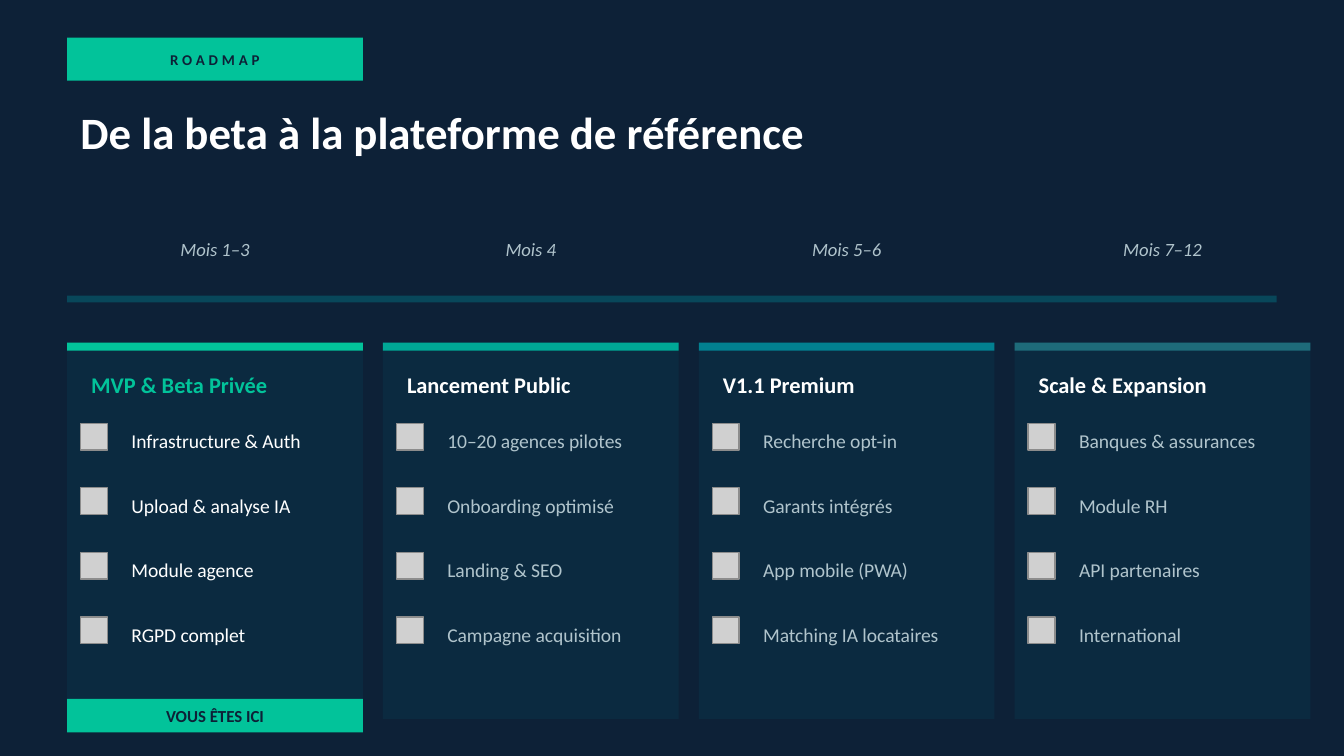
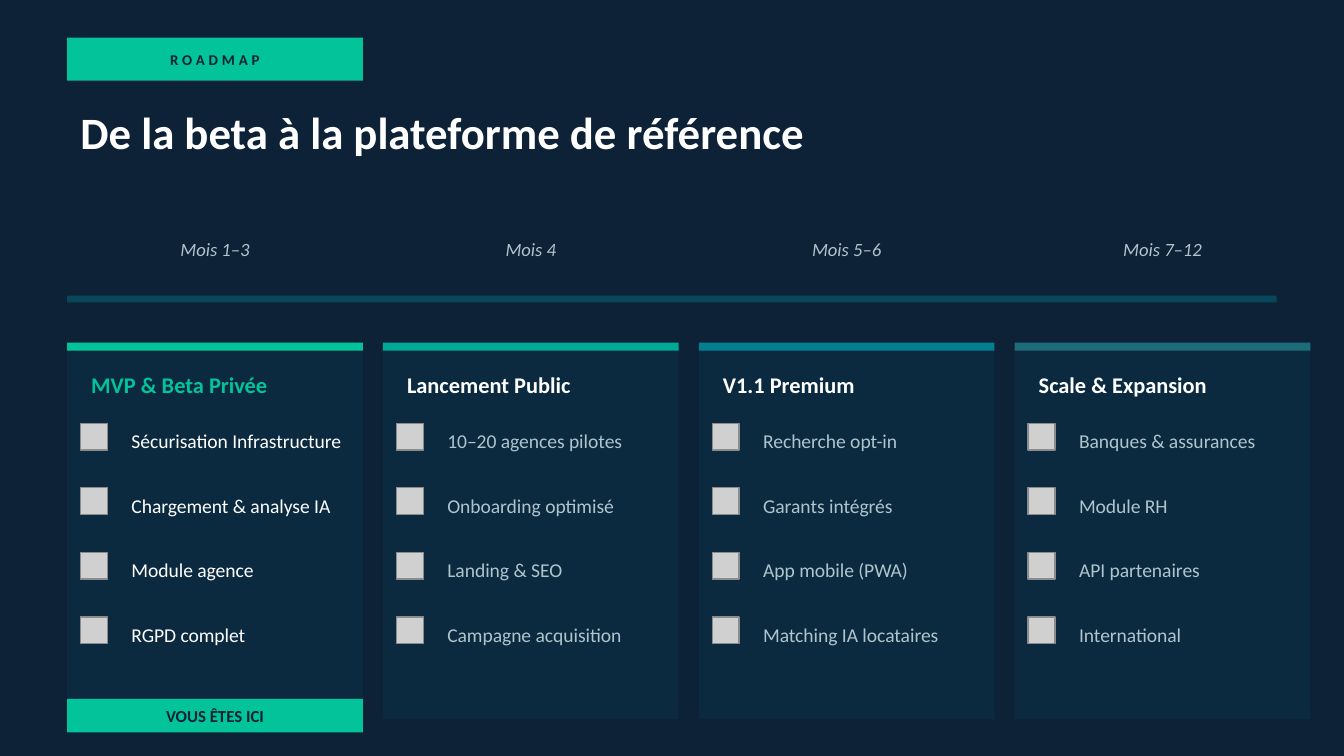
Before and after one commit to FredSBAF/renters, a slide deck: slide 9 of docs/PourAccord_PitchDeck_v2.pptx. Drawn at 1344x756 pixels with LibreOffice and Linux fonts; fonts in the diff are those of the drawing; grey boxes stand for pictures. Boxes give left, top, right and bottom in pixels: in the first picture for what was removed or moved away, otherwise in the second. Text is boxed around its words. In the diff, an @@ line names an element or a change of style, - is before the commit and + after.

```diff
--- a/docs/PourAccord_PitchDeck_v2.pptx
+++ b/docs/PourAccord_PitchDeck_v2.pptx
@@ text at <box>131,434,341,448</box>: text changed @@
-Infrastructure & Auth
+Sécurisation Infrastructure
@@ text at <box>131,499,330,517</box>: text changed @@
-Upload & analyse IA
+Chargement & analyse IA
```
Also in this commit, not shown: 2 other files.
